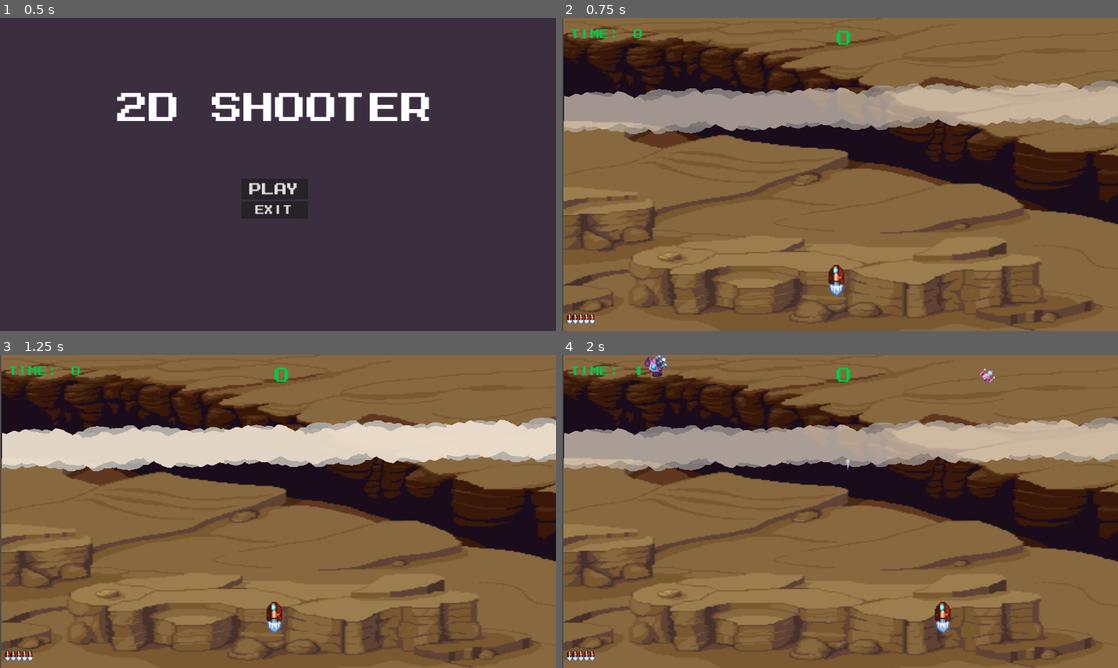
Above: before the commit, frames 1-4 (two rows, left to right).
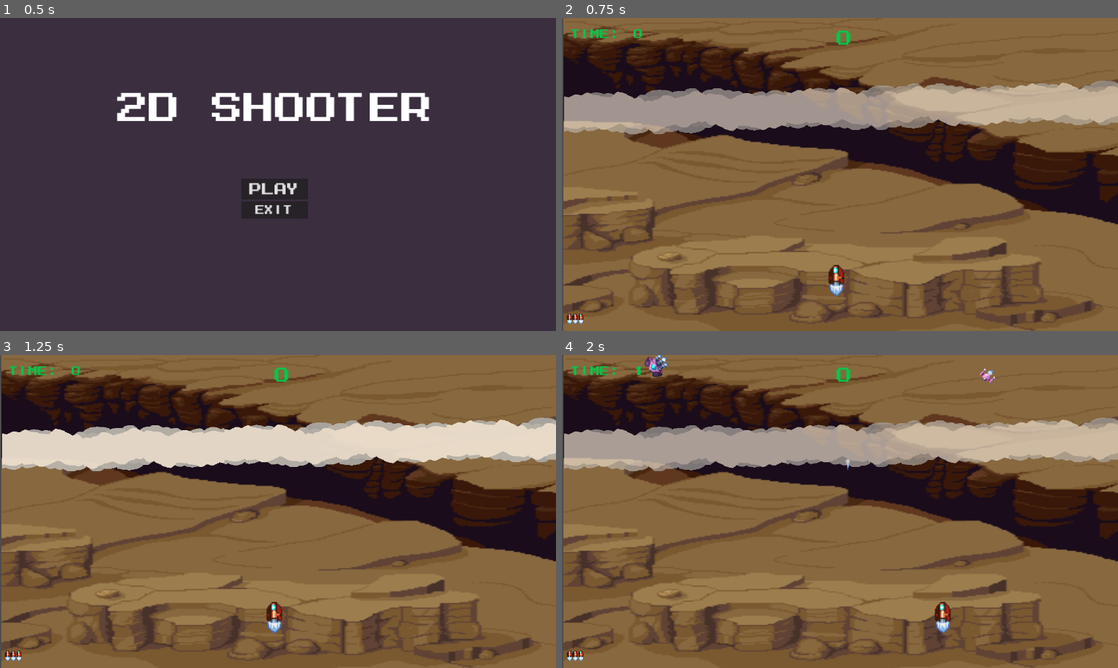
Above: after the commit, the same moments.

Repository: SomeRic001/Godot-2d-shooter
Game: Godot game, scene res://Scenes/MainMenu.tscn
The game is run twice, just before and just after one commit, with the same random seed, the same clock (stepped at 60 frames per second) and the same inputs.
Inputs:
- Up to frame 1 (0.5 s): no input
- Up to frame 2 (0.75 s): click "play" at 0.5 s
- Up to frame 3 (1.25 s): no input
- Up to frame 4 (2 s): tap Enter (ui_accept) at 1.25, 1.52 s; hold D (Right) from 1.28 s (still down); tap Space (Shoot) at 1.35 s

Frame 1 is identical in both runs. In frame 2, 0.1% of the frame differs, in the area x 0-21%, y 22-98%; in frame 3, 0.2%; in frame 4, 0.2%.

Commit message:
Added Pausing and Pause menu

Diff:
--- a/Scenes/Player.tscn
+++ b/Scenes/Player.tscn
@@ -23,7 +23,7 @@
 gizmo_extents = 1000.0
 
 [node name="LaserTimer" type="Timer" parent="."]
-wait_time = 0.1
+wait_time = 0.3
 
 [node name="GameMusic" type="AudioStreamPlayer2D" parent="."]
 stream = ExtResource("3_b42k3")
--- a/Scenes/level.gd
+++ b/Scenes/level.gd
@@ -1,9 +1,24 @@
 extends Node2D
+@onready var pause_menu = $"Pause Menu"
+var paused = false
 #load scene
 var enemy_scene: PackedScene = load("res://Scenes/meteor.tscn")
 var laser_scene: PackedScene = load("res://Scenes/laser.tscn")
-var health: int = 5
+var health: int = 3
 
+func _process(delta):
+	if Input.is_action_just_pressed("pause"):
+		pauseMenu()
+func pauseMenu():
+	$PauseSong.play()
+	if paused:
+		pause_menu.hide()
+		Engine.time_scale = 1.0
+	else:
+		pause_menu.show()
+		Engine.time_scale = 0
+
+	paused = !paused
 
 func _on_enemy_timer_timeout():
 	if get_tree().paused:
@@ -27,7 +42,7 @@
 
 func _ready():
 	get_tree().call_group("UI","_sethealth",health)
-	get_tree().paused = false
+	pause_menu.hide()
 
 func _on_player_laser(pos):
 	var laser = laser_scene.instantiate()
--- a/Scenes/level.tscn
+++ b/Scenes/level.tscn
@@ -28,7 +28,9 @@
 [ext_resource type="Texture2D" uid="uid://bnf6puyd5cwf2" path="res://Sprites/Backgrounds/Backgrounds/PNGs/Condesed/clouds23.png" id="26_5x4q4"]
 [ext_resource type="Texture2D" uid="uid://b0hdyse8m467l" path="res://Sprites/Backgrounds/Backgrounds/PNGs/Condesed/clouds 24.png" id="27_bhj30"]
 [ext_resource type="PackedScene" uid="uid://bs21i7kfp43y2" path="res://Scenes/UI.tscn" id="28_qxn34"]
+[ext_resource type="PackedScene" uid="uid://cf43jjwyda5f2" path="res://Scenes/pause_menu.tscn" id="29_kvdji"]
 [ext_resource type="AudioStream" uid="uid://cbhwfj02kukm0" path="res://Music/spaceship shooter .ogg" id="29_q16gx"]
+[ext_resource type="AudioStream" uid="uid://okaxa4s3gvjx" path="res://Music/PauseSound.wav" id="31_gdlnt"]
 
 [sub_resource type="SpriteFrames" id="SpriteFrames_elmby"]
 animations = [{
@@ -141,7 +143,7 @@
 metadata/_edit_lock_ = true
 
 [node name="AnimatedSprite2D" type="AnimatedSprite2D" parent="Clouds"]
-position = Vector2(131, 215)
+position = Vector2(131, 216)
 rotation = -0.000602677
 sprite_frames = SubResource("SpriteFrames_elmby")
 autoplay = "default"
@@ -209,11 +211,21 @@
 position = Vector2(-720.999, 591.002)
 shape = SubResource("RectangleShape2D_qvpec")
 
+[node name="UI" parent="." instance=ExtResource("28_qxn34")]
+
 [node name="Enemy Timer" type="Timer" parent="."]
 wait_time = 0.2
 autostart = true
 
-[node name="UI" parent="." instance=ExtResource("28_qxn34")]
+[node name="Pause Menu" parent="." instance=ExtResource("29_kvdji")]
+offset_left = 515.0
+offset_top = 258.0
+offset_right = 515.0
+offset_bottom = 258.0
+
+[node name="PauseSong" type="AudioStreamPlayer2D" parent="."]
+stream = ExtResource("31_gdlnt")
+volume_db = 7.924
 
 [connection signal="laser" from="Player" to="." method="_on_player_laser"]
 [connection signal="timeout" from="Enemy Timer" to="." method="_on_enemy_timer_timeout"]
--- /dev/null
+++ b/Scenes/pause_menu.gd
@@ -0,0 +1,19 @@
+extends Control
+
+@onready var lvl = $"../"
+
+func _on_resume_pressed():
+	lvl.pauseMenu()
+
+func _on_menu_pressed():
+	lvl.pauseMenu()
+	get_tree().change_scene_to_file("res://Scenes/MainMenu.tscn")
+
+
+func _on_exit_pressed():
+	get_tree().quit()
+
+
+func _on_restart_pressed():
+	lvl.pauseMenu()
+	get_tree().change_scene_to_file("res://Scenes/level.tscn")
--- /dev/null
+++ b/Scenes/pause_menu.gdshader
@@ -0,0 +1,13 @@
+shader_type canvas_item;
+
+uniform sampler2D screen_texture:hint_screen_texture,filter_linear_mipmap;
+uniform float amount: hint_range(0.0,5.0);
+void fragment() {
+	vec4 color = textureLod(screen_texture,SCREEN_UV,amount);
+	COLOR = color;
+}
+
+//void light() {
+	// Called for every pixel for every light affecting the CanvasItem.
+	// Uncomment to replace the default light processing function with this one.
+//}
--- /dev/null
+++ b/Scenes/pause_menu.tscn
@@ -0,0 +1,58 @@
+[gd_scene load_steps=5 format=3 uid="uid://cf43jjwyda5f2"]
+
+[ext_resource type="FontFile" uid="uid://da5cpkw0e7xpi" path="res://Sprites/Backgrounds/Backgrounds/PNGs/Condesed/Megamax.ttf" id="1_3mvk3"]
+[ext_resource type="Script" path="res://Scenes/pause_menu.gd" id="1_o5431"]
+[ext_resource type="Shader" path="res://Scenes/pause_menu.gdshader" id="2_fk1om"]
+
+[sub_resource type="ShaderMaterial" id="ShaderMaterial_vn77d"]
+shader = ExtResource("2_fk1om")
+shader_parameter/amount = 1.0
+
+[node name="Pause Menu" type="Control"]
+layout_mode = 3
+anchors_preset = 0
+script = ExtResource("1_o5431")
+
+[node name="ColorRect" type="ColorRect" parent="."]
+material = SubResource("ShaderMaterial_vn77d")
+layout_mode = 0
+offset_left = -575.0
+offset_top = -411.0
+offset_right = 1405.0
+offset_bottom = 934.0
+
+[node name="MarginContainer" type="MarginContainer" parent="."]
+offset_right = 40.0
+offset_bottom = 40.0
+
+[node name="VBoxContainer" type="VBoxContainer" parent="MarginContainer"]
+layout_mode = 2
+
+[node name="Resume" type="Button" parent="MarginContainer/VBoxContainer"]
+layout_mode = 2
+theme_override_fonts/font = ExtResource("1_3mvk3")
+theme_override_font_sizes/font_size = 50
+text = "RESUME"
+
+[node name="Restart" type="Button" parent="MarginContainer/VBoxContainer"]
+layout_mode = 2
+theme_override_fonts/font = ExtResource("1_3mvk3")
+theme_override_font_sizes/font_size = 50
+text = "Restart"
+
+[node name="Menu" type="Button" parent="MarginContainer/VBoxContainer"]
+layout_mode = 2
+theme_override_fonts/font = ExtResource("1_3mvk3")
+theme_override_font_sizes/font_size = 50
+text = "MENU"
+
+[node name="Exit" type="Button" parent="MarginContainer/VBoxContainer"]
+layout_mode = 2
+theme_override_fonts/font = ExtResource("1_3mvk3")
+theme_override_font_sizes/font_size = 50
+text = "EXIT"
+
+[connection signal="pressed" from="MarginContainer/VBoxContainer/Resume" to="." method="_on_resume_pressed"]
+[connection signal="pressed" from="MarginContainer/VBoxContainer/Restart" to="." method="_on_restart_pressed"]
+[connection signal="pressed" from="MarginContainer/VBoxContainer/Menu" to="." method="_on_menu_pressed"]
+[connection signal="pressed" from="MarginContainer/VBoxContainer/Exit" to="." method="_on_exit_pressed"]
--- a/project.godot
+++ b/project.godot
@@ -59,8 +59,6 @@
 "deadzone": 0.5,
 "events": [Object(InputEventKey,"resource_local_to_scene":false,"resource_name":"","device":-1,"window_id":0,"alt_press …(191 unchanged characters)…
 , Object(InputEventMouseButton,"resource_local_to_scene":false,"resource_name":"","device":-1,"window_id":0,"alt_presse …(244 unchanged characters)…
-, Object(InputEventJoypadMotion,"resource_local_to_scene":false,"resource_name":"","device":-1,"axis":5,"axis_value":1.0,"script":null)
-, Object(InputEventJoypadMotion,"resource_local_to_scene":false,"resource_name":"","device":-1,"axis":4,"axis_value":1.0,"script":null)
 , Object(InputEventJoypadButton,"resource_local_to_scene":false,"resource_name":"","device":-1,"button_index":1,"pressure":0.0,"pressed":true,"script":null)
 , Object(InputEventJoypadButton,"resource_local_to_scene":false,"resource_name":"","device":-1,"button_index":2,"pressure":0.0,"pressed":true,"script":null)
 ]
@@ -68,6 +66,7 @@
 pause={
 "deadzone": 0.5,
 "events": [Object(InputEventJoypadButton,"resource_local_to_scene":false,"resource_name":"","device":-1,"button_index":6,"pressure":0.0,"pressed":true,"script":null)
+, Object(InputEventKey,"resource_local_to_scene":false,"resource_name":"","device":-1,"window_id":0,"alt_pressed":false,"shift_pressed":false,"ctrl_pressed":false,"meta_pressed":false,"pressed":false,"keycode":0,"physical_keycode":4194305,"key_label":0,"unicode":0,"location":0,"echo":false,"script":null)
 ]
 }
 
Not shown, added: Music/PauseSound.wav.import
Not shown: 1 places in Scenes/level.tscn that only renumber resources
Renamed: pause.gdshader -> Scenes/pause.gdshader
Not shown, added: Music/PauseSound.wav
